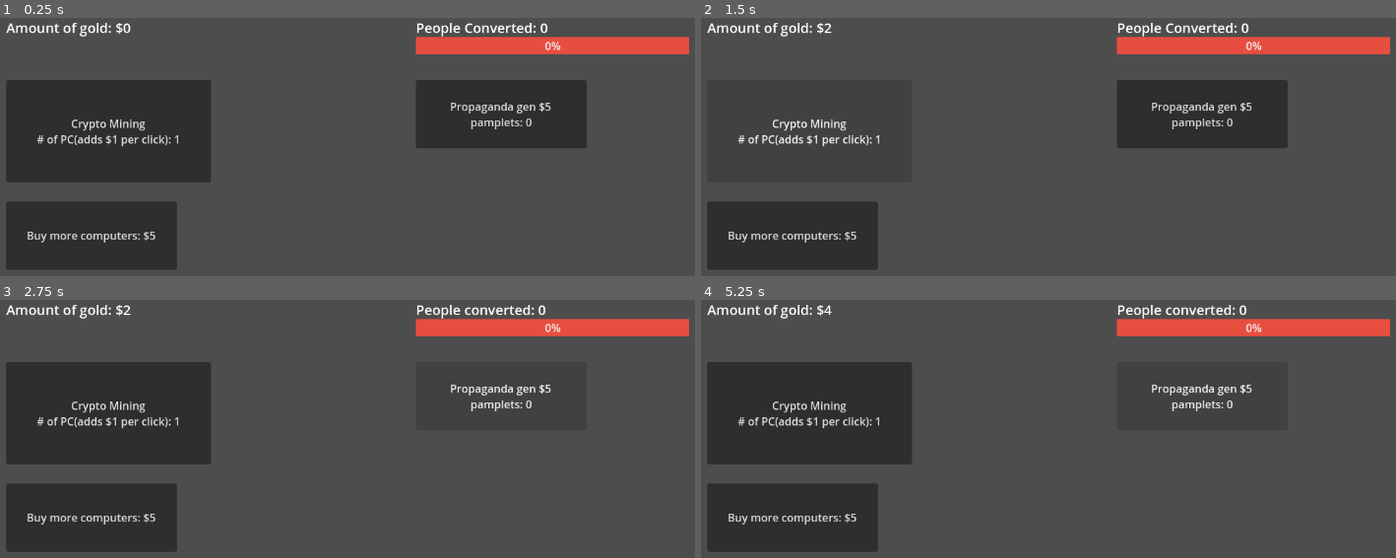
Above: before the commit, frames 1-4 (two rows, left to right).
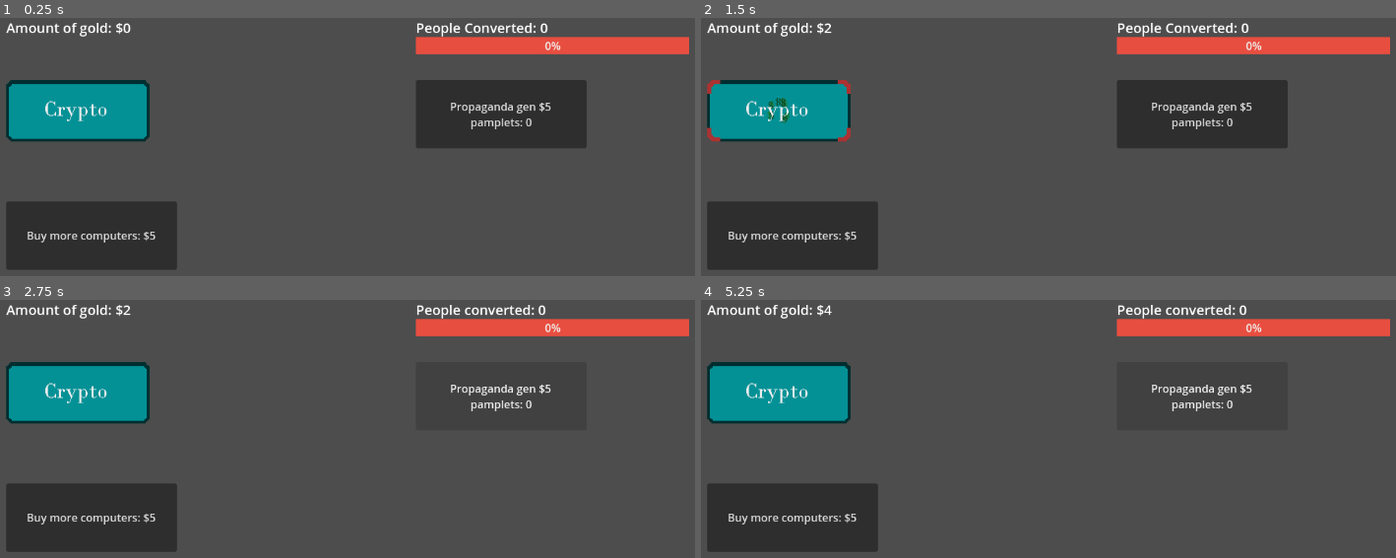
Above: after the commit, the same moments.

Repository: Tender-Bytes/PirateJam14v2
Game: Godot game, scene res://Scenes/Levels/testLevel.tscn
Two runs of this game, one before a commit and one after it. Both use one fixed random seed, a clock stepped at 60 frames per second and the inputs below.
Inputs (mouse positions are in pixels of both pictures, inside the frame that each line leads up to):
- Up to frame 1 (0.25 s): no input
- Up to frame 2 (1.5 s): click (812, 131) at 0.5 s, where only the run before the commit has a clickable "Crypto Mining # of PC(adds $1…"; click (777, 110) at 1.27 s
- Up to frame 3 (2.75 s): click "Propaganda gen $5 pamplets: 0" at 2 s
- Up to frame 4 (5.25 s): click "Buy more computers: $5" at 2.75 s; click (812, 413) at 3.5 s, where only the run before the commit has a clickable "Crypto Mining # of PC(adds $1…"; click (777, 392) at 4.27 s; click "Propaganda gen $5 pamplets: 0" at 5 s

The runs differ from the first frame. In frame 1, 12% of the frame differs, in the area x 0-31%, y 24-64%; in frame 2, 5.0%; in frame 3, 12%; in frame 4, 12%.

Commit message:
button test

Diff:
--- a/Scenes/Currency/Default Gold Generate/default_gold_gen.tscn
+++ b/Scenes/Currency/Default Gold Generate/default_gold_gen.tscn
@@ -1,12 +1,22 @@
-[gd_scene format=3 uid="uid://dm1i5aujxwe7g"]
+[gd_scene load_steps=3 format=3 uid="uid://dm1i5aujxwe7g"]
+
+[ext_resource type="Script" path="res://Scenes/Currency/Default Gold Generate/gold_gen.gd" id="1_18utc"]
+[ext_resource type="PackedScene" uid="uid://3q08rw4x5d0m" path="res://Scenes/kami_scenes/button_scene.tscn" id="1_73ri2"]
 
 [node name="default gold gen" type="Node2D"]
+script = ExtResource("1_18utc")
 
 [node name="Button" type="Button" parent="."]
+visible = false
 offset_right = 300.0
 offset_bottom = 150.0
 focus_mode = 0
 text = "Crypto Mining
 # of PC(adds $1 per click): 1"
 
+[node name="Control" parent="." instance=ExtResource("1_73ri2")]
+offset_right = 210.0
+offset_bottom = 90.0
+
 [connection signal="pressed" from="Button" to="." method="_on_button_pressed"]
+[connection signal="pressed" from="Control" to="." method="_on_button_pressed"]
--- a/Scenes/kami_scenes/Main menu.gd
+++ b/Scenes/kami_scenes/Main menu.gd
@@ -20,3 +20,8 @@
 	await $Timer.timeout
 
 	move()
+
+
+
+func _on_exit_pressed():
+	get_tree().quit() # Replace with function body.
--- a/Scenes/kami_scenes/Main menu.tscn
+++ b/Scenes/kami_scenes/Main menu.tscn
@@ -18,10 +18,11 @@
 color = Color(0.192157, 0.192157, 0.192157, 1)
 
 [node name="TextureRect" type="TextureRect" parent="."]
-offset_left = 137.0
-offset_top = 63.0
-offset_right = 1021.0
-offset_bottom = 579.0
+offset_left = 153.0
+offset_top = 62.0
+offset_right = 1037.0
+offset_bottom = 578.0
+pivot_offset = Vector2(442, 258)
 texture = ExtResource("2_6htu4")
 
 [node name="clouds" type="Node2D" parent="."]
@@ -58,29 +59,52 @@
 offset_top = 1.0
 offset_right = 139.0
 offset_bottom = 649.0
+scale = Vector2(1.12, 1)
 color = Color(0.192157, 0.192157, 0.192157, 1)
 
+[node name="ColorRect3" type="ColorRect" parent="Control"]
+layout_mode = 0
+offset_left = -1.0
+offset_top = 517.0
+offset_right = 1151.0
+offset_bottom = 645.0
+scale = Vector2(1, 0.986164)
+color = Color(0.192157, 0.192157, 0.192157, 0.588235)
+
 [node name="TEXT" type="Sprite2D" parent="."]
-position = Vector2(580.5, 364.5)
+position = Vector2(576, 363)
 texture = ExtResource("4_dofoe")
 
 [node name="Timer" type="Timer" parent="."]
 wait_time = 62.0
 
 [node name="Play" type="Button" parent="."]
-offset_top = 518.0
+offset_top = 516.0
 offset_right = 1152.0
-offset_bottom = 582.0
-pivot_offset = Vector2(576, 32)
+offset_bottom = 548.0
+pivot_offset = Vector2(576, 16)
 text = "Play "
+flat = true
 script = ExtResource("2_aly0s")
 
 [node name="Credits" type="Button" parent="."]
-offset_top = 584.0
+offset_top = 548.0
 offset_right = 1152.0
-offset_bottom = 648.0
-pivot_offset = Vector2(576, 32)
+offset_bottom = 580.0
+pivot_offset = Vector2(576, 16)
+theme_override_colors/icon_normal_color = Color(0, 0, 0, 1)
 text = "Credits"
+flat = true
+script = ExtResource("3_11hos")
+
+[node name="Exit" type="Button" parent="."]
+offset_top = 580.0
+offset_right = 1152.0
+offset_bottom = 612.0
+pivot_offset = Vector2(576, 16)
+theme_override_colors/icon_normal_color = Color(0, 0, 0, 1)
+text = "Exit"
+flat = true
 script = ExtResource("3_11hos")
 
 [connection signal="mouse_entered" from="Play" to="Play" method="_on_mouse_entered"]
@@ -88,3 +112,6 @@
 [connection signal="pressed" from="Play" to="." method="_on_play_pressed"]
 [connection signal="mouse_entered" from="Credits" to="Credits" method="_on_mouse_entered"]
 [connection signal="mouse_exited" from="Credits" to="Credits" method="_on_mouse_exited"]
+[connection signal="mouse_entered" from="Exit" to="Exit" method="_on_mouse_entered"]
+[connection signal="mouse_exited" from="Exit" to="Exit" method="_on_mouse_exited"]
+[connection signal="pressed" from="Exit" to="." method="_on_exit_pressed"]
--- a/Scenes/kami_scenes/button_scene.gd
+++ b/Scenes/kami_scenes/button_scene.gd
@@ -1,8 +1,10 @@
 extends TextureButton
-
+@export var parti:Texture2D
 
 # Called when the node enters the scene tree for the first time.
 func _ready():
+	if parti:
+		$emitter.texture=parti
 	pass # Replace with function body.
 
 
@@ -20,3 +22,9 @@
 func _on_hover_mouse_exited():
 	if not(disabled):
 		$hover.hide()
+
+
+func _on_pressed():
+
+	$emitter.position=get_local_mouse_position()
+	$emitter.emitting=true
--- a/Scenes/kami_scenes/button_scene.tscn
+++ b/Scenes/kami_scenes/button_scene.tscn
@@ -1,11 +1,22 @@
-[gd_scene load_steps=5 format=3 uid="uid://3q08rw4x5d0m"]
+[gd_scene load_steps=9 format=3 uid="uid://3q08rw4x5d0m"]
 
 [ext_resource type="Texture2D" uid="uid://bd3hb2fe0k5lp" path="res://Scenes/kami_scenes/kami_assetss/button_idle.png" id="1_txkj5"]
 [ext_resource type="Script" path="res://Scenes/kami_scenes/button_scene.gd" id="4_2rivj"]
 [ext_resource type="Texture2D" uid="uid://bx0pda6mp0rd3" path="res://Scenes/kami_scenes/kami_assetss/button_disabled.png" id="4_xsthm"]
 [ext_resource type="Texture2D" uid="uid://dxd4wvamh4cy8" path="res://Scenes/kami_scenes/kami_assetss/hover_background.png" id="5_5e0ug"]
+[ext_resource type="Texture2D" uid="uid://clg5kw2w4ngl2" path="res://Scenes/kami_scenes/kami_assetss/dollar_sign.png" id="5_hyadk"]
+[ext_resource type="Texture2D" uid="uid://b65kbaenawyg" path="res://Scenes/kami_scenes/kami_assetss/test_text.png" id="6_67hdh"]
 
-[node name="Control" type="TextureButton"]
+[sub_resource type="Curve" id="Curve_wvbxm"]
+max_value = 100.0
+_data = [Vector2(0, 1), 0.0, 0.0, 0, 0, Vector2(0.973684, 15.3846), 0.0, 0.0, 0, 0]
+point_count = 2
+
+[sub_resource type="Gradient" id="Gradient_7vtm0"]
+offsets = PackedFloat32Array(0.314815, 0.537037, 0.654321)
+colors = PackedColorArray(0, 0, 0, 1, 0.911111, 0.911111, 0.911111, 1, 1, 1, 1, 1)
+
+[node name="Button" type="TextureButton"]
 anchors_preset = 15
 anchor_right = 1.0
 anchor_bottom = 1.0
@@ -13,10 +24,10 @@
 offset_bottom = -558.0
 grow_horizontal = 2
 grow_vertical = 2
-action_mode = 0
 texture_normal = ExtResource("1_txkj5")
 texture_pressed = ExtResource("4_xsthm")
 script = ExtResource("4_2rivj")
+parti = ExtResource("5_hyadk")
 
 [node name="hover" type="TextureRect" parent="."]
 visible = false
@@ -25,5 +36,29 @@
 offset_bottom = 40.0
 texture = ExtResource("5_5e0ug")
 
+[node name="emitter" type="CPUParticles2D" parent="."]
+position = Vector2(74, 39)
+scale = Vector2(0.5, 0.5)
+emitting = false
+amount = 16
+lifetime = 0.3
+one_shot = true
+explosiveness = 0.89
+local_coords = true
+direction = Vector2(0, -1)
+spread = 180.0
+gravity = Vector2(0, 0)
+initial_velocity_min = 209.6
+initial_velocity_max = 239.9
+damping_min = 100.0
+damping_max = 100.0
+damping_curve = SubResource("Curve_wvbxm")
+color_ramp = SubResource("Gradient_7vtm0")
+
+[node name="Sprite2D" type="Sprite2D" parent="."]
+position = Vector2(102, 46)
+texture = ExtResource("6_67hdh")
+
 [connection signal="mouse_entered" from="." to="." method="_on_mouse_entered"]
+[connection signal="pressed" from="." to="." method="_on_pressed"]
 [connection signal="mouse_exited" from="hover" to="." method="_on_hover_mouse_exited"]
--- a/Scenes/kami_scenes/kami_test_level.tscn
+++ b/Scenes/kami_scenes/kami_test_level.tscn
@@ -7,7 +7,6 @@
 [ext_resource type="PackedScene" uid="uid://cf2ptl5nxbxm0" path="res://Scenes/Currency/money.tscn" id="5_1d1hn"]
 [ext_resource type="Script" path="res://Scenes/Currency/money.gd" id="6_qg3r0"]
 [ext_resource type="PackedScene" uid="uid://dm1i5aujxwe7g" path="res://Scenes/Currency/Default Gold Generate/default_gold_gen.tscn" id="7_42rn5"]
-[ext_resource type="Script" path="res://Scenes/Currency/Default Gold Generate/gold_gen.gd" id="8_hn4re"]
 [ext_resource type="PackedScene" uid="uid://chackx4vt2u06" path="res://Scenes/Conversion/Propaganda/propaganda_gen.tscn" id="9_bn4im"]
 [ext_resource type="PackedScene" uid="uid://d0r4w2dt410pj" path="res://Scenes/Currency/Default Gold Generate/pc_extra.tscn" id="10_sg23m"]
 [ext_resource type="PackedScene" uid="uid://busxrdj0nbjjw" path="res://Scenes/kami_scenes/newscaster.tscn" id="11_g3uef"]
@@ -32,7 +31,6 @@
 
 [node name="default gold gen" parent="." instance=ExtResource("7_42rn5")]
 position = Vector2(136, 91)
-script = ExtResource("8_hn4re")
 
 [node name="propaganda_gen" parent="." instance=ExtResource("9_bn4im")]
 position = Vector2(736, 91)
Binary file added: Scenes/kami_scenes/kami_assetss/dollar_sign.png
Not shown, added: Scenes/kami_scenes/kami_assetss/dollar_sign.png.import
Binary file added: Scenes/kami_scenes/kami_assetss/test_text.png
Not shown, added: Scenes/kami_scenes/kami_assetss/test_text.png.import
Not shown: 1 places in Scenes/kami_scenes/kami_test_level.tscn that only renumber resources
